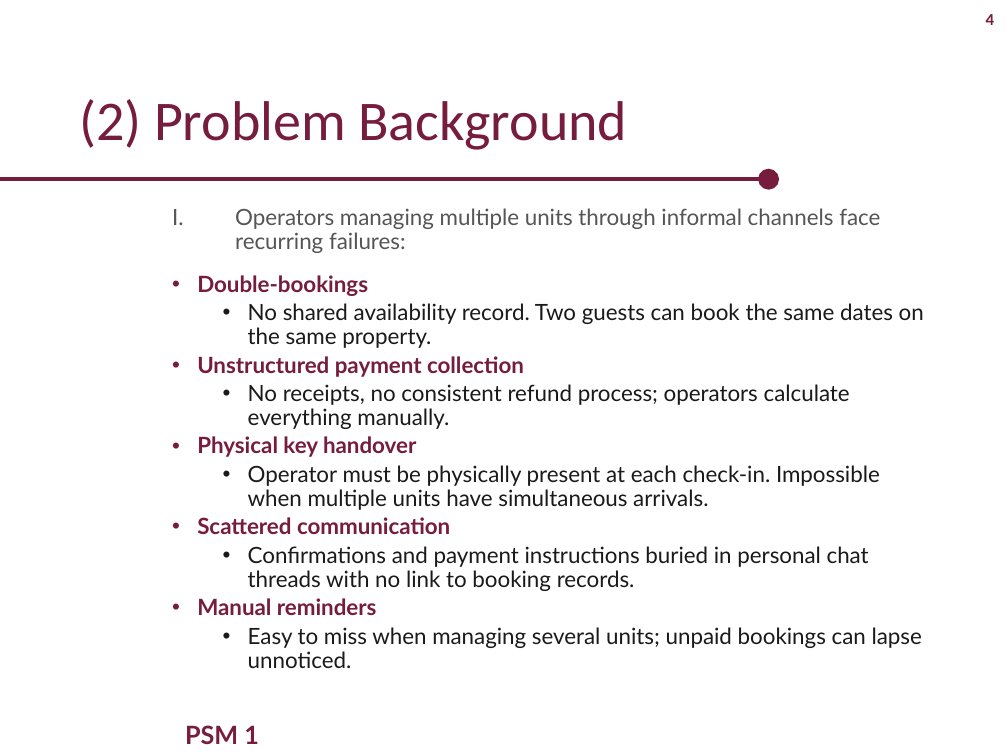
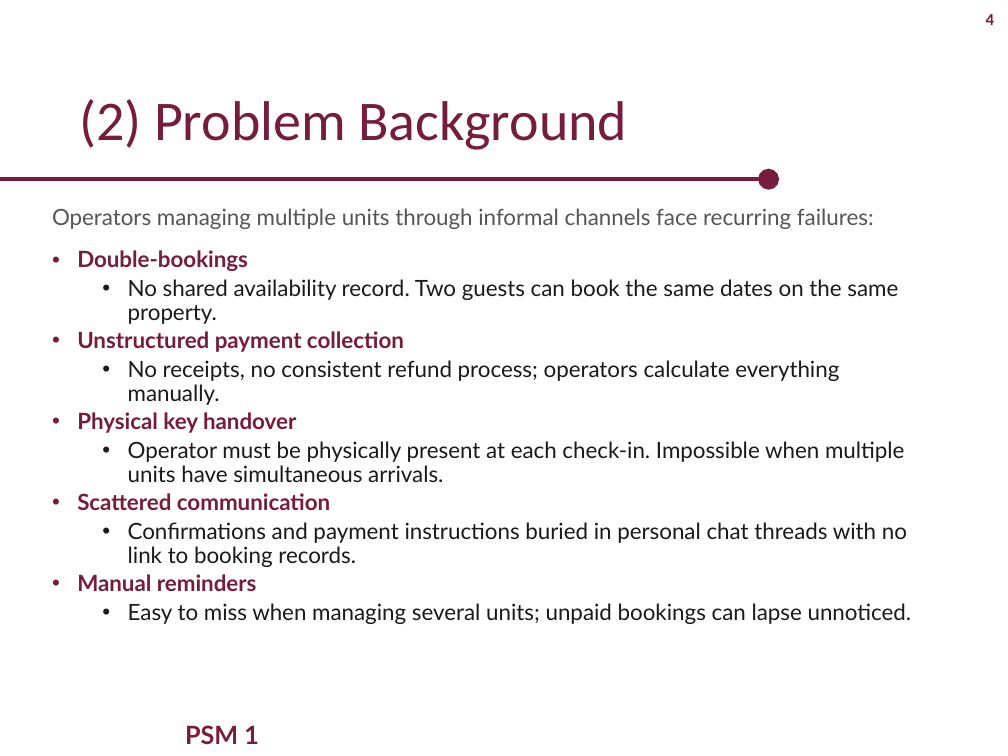
Before and after one commit to aisyahumairah/HomeLodge-Doc, a slide deck: slide 4 of docs/Presentation/HomeLodge_PSM1_v2.pptx. Drawn at 1008x756 pixels with LibreOffice and Linux fonts; fonts in the diff are those of the drawing; background and template pictures are left out. Boxes give left, top, right and bottom in pixels: in the first picture for what was removed or moved away, otherwise in the second. Text is boxed around its words. In the diff, an @@ line names an element or a change of style, - is before the commit and + after.

```diff
--- a/docs/Presentation/HomeLodge_PSM1_v2.pptx
+++ b/docs/Presentation/HomeLodge_PSM1_v2.pptx
@@ text "Operators managing multiple units through ...": place and size @@
-text "Operators managing multiple units through ..." at [197,208,924,668]
+text "Operators managing multiple units through ..." at [52,208,912,624]
@@ text at [52,208,874,229]: bullet I. to none @@
```
Also in this commit, not shown: 7 other slides changed, 1 other file.
